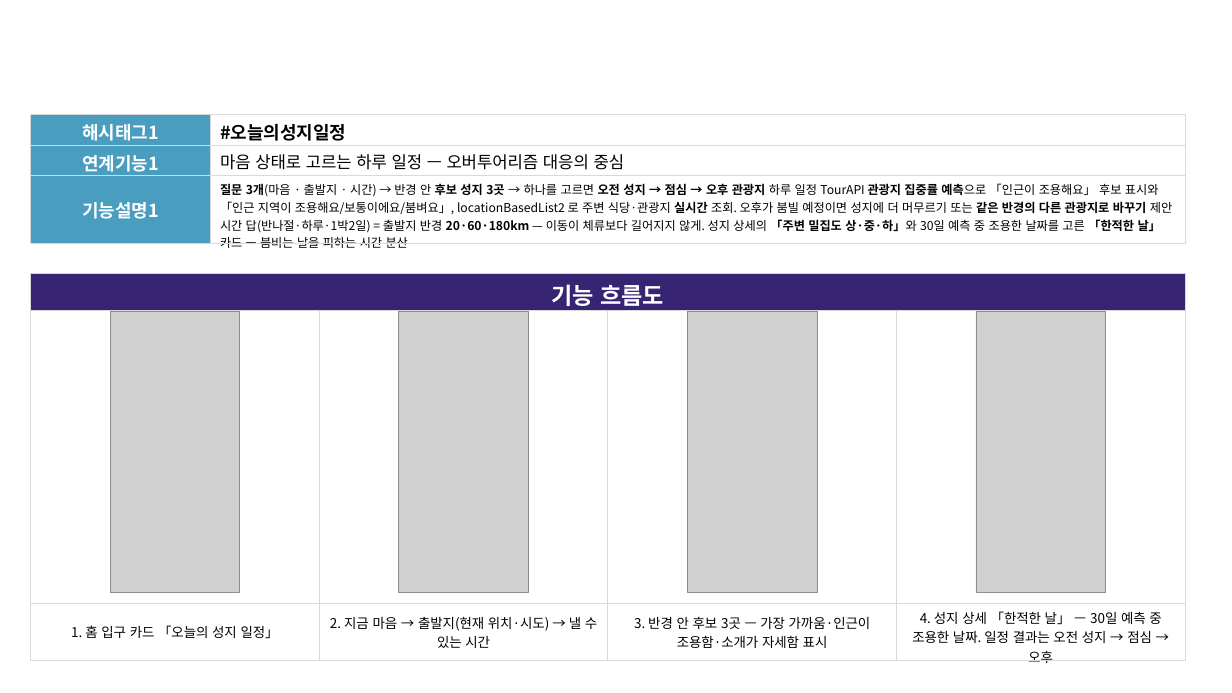
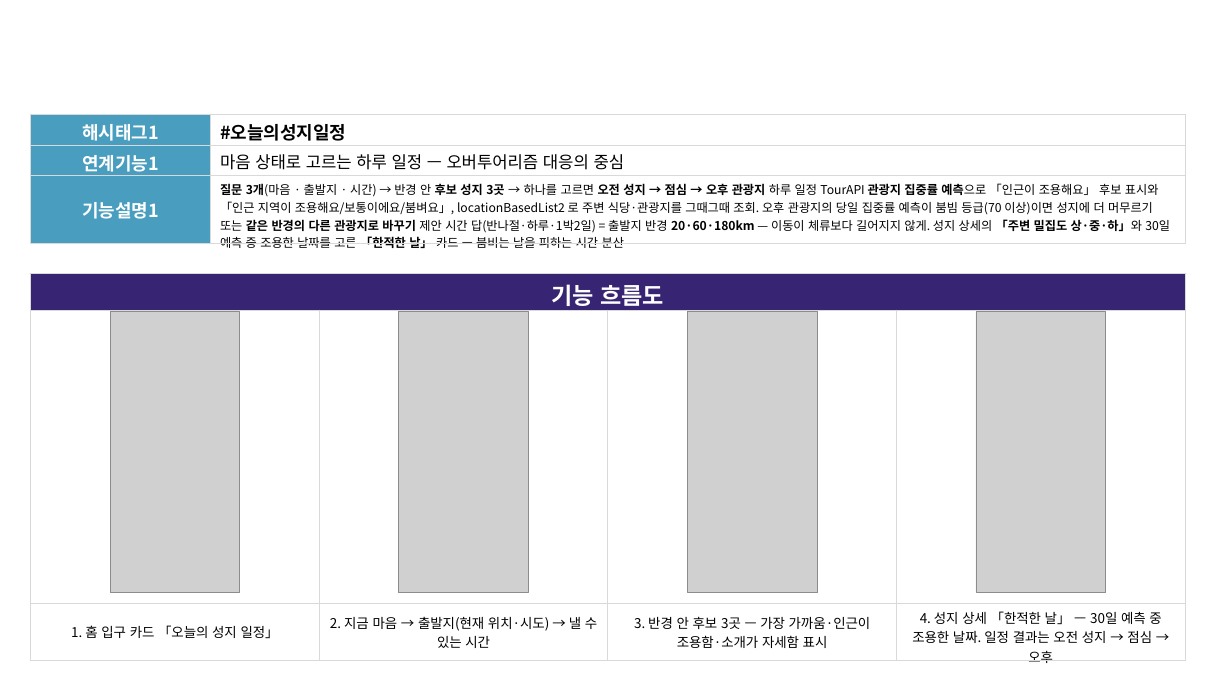
Before and after one commit to linkcontent7-huisun/visitholykorea, a slide deck: slide 5 of docs/10-product/공모전/원본-공모전제출/기능설명서_2026-09-21.pptx. Drawn at 1232x693 pixels with LibreOffice and Linux fonts; fonts in the diff are those of the drawing; grey boxes stand for pictures; background and template pictures are left out. Boxes give left, top, right and bottom in pixels: in the first picture for what was removed or moved away, otherwise in the second. Text is boxed around its words. In the diff, an @@ line names an element or a change of style, - is before the commit and + after.

```diff
--- a/docs/10-product/공모전/원본-공모전제출/기능설명서_2026-09-21.pptx
+++ b/docs/10-product/공모전/원본-공모전제출/기능설명서_2026-09-21.pptx
@@ table at (30, 115, 1186, 253) @@
-row 3, column 2: 질문 3개(마음 · 출발지 · 시간) → 반경 안 후보 성지 3곳 → 하나를 고르면 오전 성지 → 점심 → 오후 관광지 하루 일정 TourAPI 관광지 집중률 예측으로 「인근이 조용해요」 후보 표시와 「인근 지역이 조용해요/보통이에요/붐벼요」, locationBasedList2 로 주변 식당·관광지 실시간 조회. 오후가 붐빌 예정이면 성지에 더 머무르기 또는 같은 반경의 다른 관광지로 바꾸기 제안 시간 답(반나절·하루·1박2일) = 출발지 반경 20·60·180km — 이동이 체류보다 길어지지 않게. 성지 상세의 「주변 밀집도 상·중·하」와 30일 예측 중 조용한 날짜를 고른 「한적한 날」 카드 — 붐비는 날을 피하는 시간 분산
+row 3, column 2: 질문 3개(마음 · 출발지 · 시간) → 반경 안 후보 성지 3곳 → 하나를 고르면 오전 성지 → 점심 → 오후 관광지 하루 일정 TourAPI 관광지 집중률 예측으로 「인근이 조용해요」 후보 표시와 「인근 지역이 조용해요/보통이에요/붐벼요」, locationBasedList2 로 주변 식당·관광지를 그때그때 조회. 오후 관광지의 당일 집중률 예측이 붐빔 등급(70 이상)이면 성지에 더 머무르기 또는 같은 반경의 다른 관광지로 바꾸기 제안 시간 답(반나절·하루·1박2일) = 출발지 반경 20·60·180km — 이동이 체류보다 길어지지 않게. 성지 상세의 「주변 밀집도 상·중·하」와 30일 예측 중 조용한 날짜를 고른 「한적한 날」 카드 — 붐비는 날을 피하는 시간 분산
```
Also in this commit, not shown: 7 other slides changed, 4 other files.
